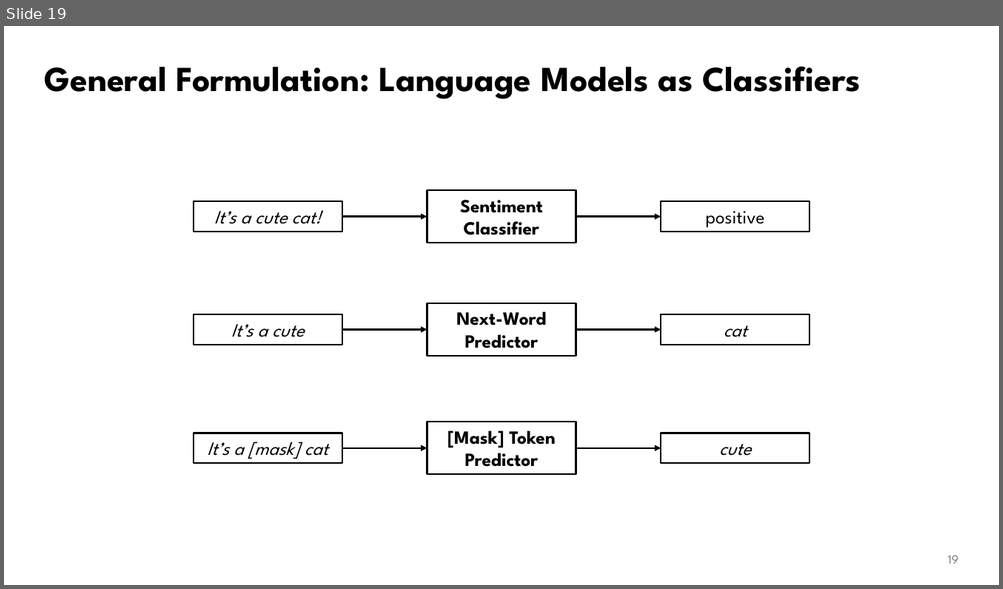
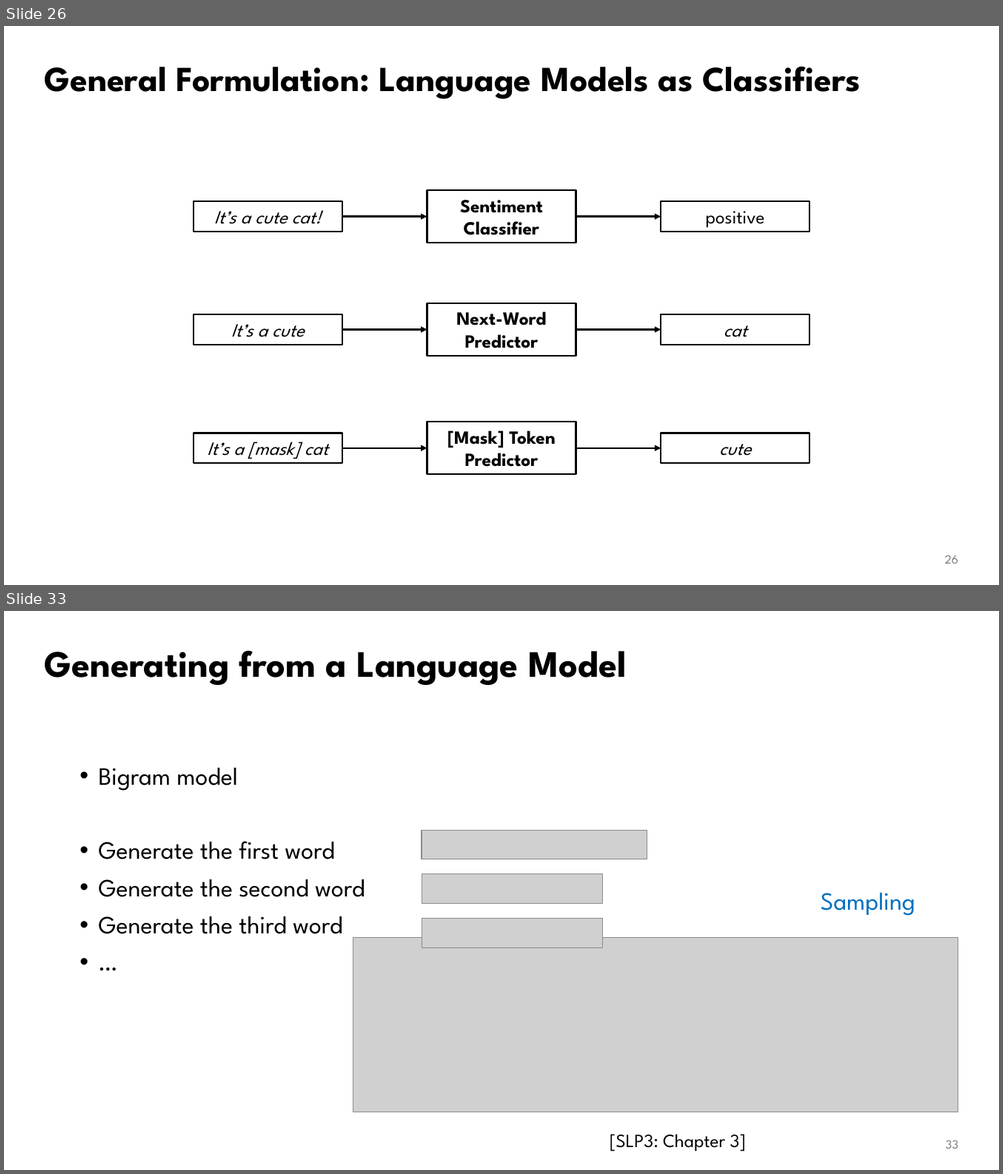
Before and after one commit to waterloo-nlp/intro-to-nlp-material, a slide deck: slides/lect6.1-lms.pptx. Shown one above the other, each under a label of ours: slide 19 before the commit, slides 26 and 33 after it; the slides between them are not shown. The pictures are 1003x589 and 1003x1174 pixels, drawn with LibreOffice and Linux fonts; fonts in the diff are those of the drawing; grey boxes stand for pictures. Boxes give left, top, right and bottom in pixels: in the first picture for what was removed or moved away, otherwise in the second. Text is boxed around its words. In the diff, an @@ line names an element or a change of style, - is before the commit and + after.

```diff
--- a/slides/lect6.1-lms.pptx
+++ b/slides/lect6.1-lms.pptx
@@ slide 33 added at (4,611,999,1170), background #FFFFFF @@
@@ title added at (45,650,626,685), 36 pt, text #000000, bold @@
+Generating from a Language Model
@@ text added at (99,768,365,934), 24 pt, text #000000 @@
+• Bigram model
+• Generate the first word
+• Generate the second word
+• Generate the third word
+• …
@@ picture added at (422,830,647,860) @@
@@ picture added at (422,874,603,904) @@
@@ text added at (820,893,915,916), 24 pt, text #0070C0 @@
+Sampling
@@ picture added at (422,918,603,948) @@
@@ picture added at (353,938,958,1113) @@
@@ text added at (609,1134,746,1152), 18 pt, text #000000 @@
+[SLP3: Chapter 3]
@@ page number added at (945,1141,958,1149), 12 pt, text #797979 @@
+33
@@ what was slide 19 is now slide 26 @@
@@ page number at (945,556,958,564): text changed @@
-19
+26
```
Also in this commit, not shown: 3 slides changed, 18 other slides added, 2 other files.
